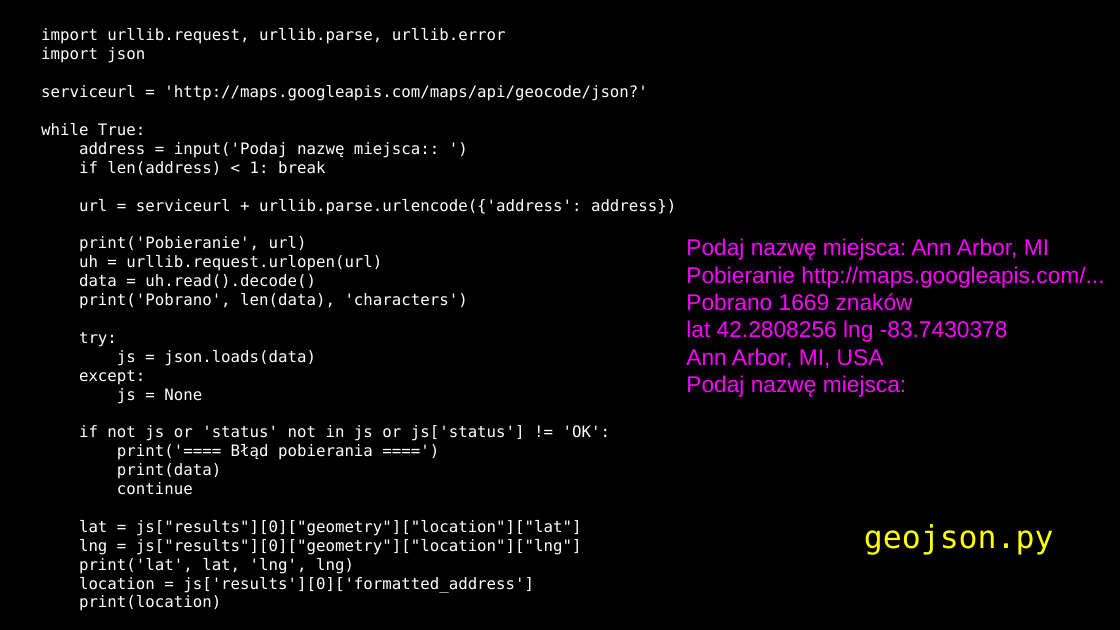
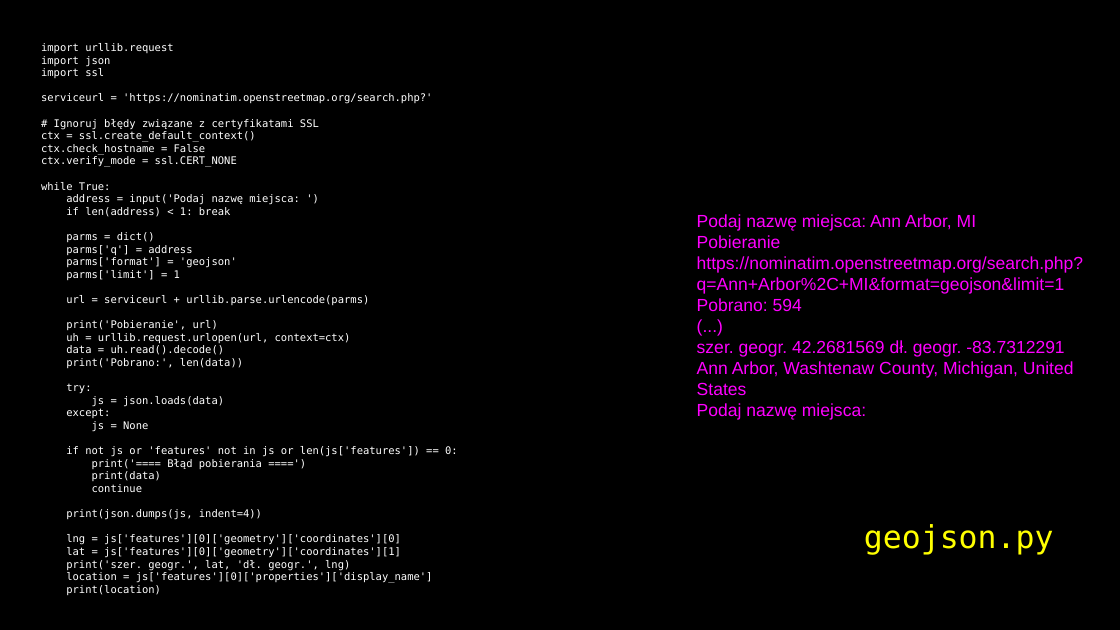
Before and after one commit to andre-wojtowicz/py4e-pl, a slide deck: slide 42 of lectures3/Pythonlearn-13-WebServices.pptx. Drawn at 1120x630 pixels with LibreOffice and Linux fonts; fonts in the diff are those of the drawing. Boxes give left, top, right and bottom in pixels: in the first picture for what was removed or moved away, otherwise in the second. Text is boxed around its words. In the diff, an @@ line names an element or a change of style, - is before the commit and + after.

```diff
--- a/lectures3/Pythonlearn-13-WebServices.pptx
+++ b/lectures3/Pythonlearn-13-WebServices.pptx
@@ text at box(41, 43, 173, 53): text changed; size 18 to 12 pt @@
-import urllib.request, urllib.parse, urllib.error
+import urllib.request
@@ text at box(41, 56, 262, 595): size 18 to 12 pt in "import json", "while True:", "if len(address) < 1: break", "print('Pobieranie', url)" and 9 more places @@
@@ text at box(41, 68, 432, 167): text changed; size 18 to 12 pt @@
-serviceurl = 'http://maps.googleapis.com/maps/api/geocode/json?'
+import ssl
+serviceurl = 'https://nominatim.openstreetmap.org/search.php?'
+# Ignoruj błędy związane z certyfikatami SSL
+ctx = ssl.create_default_context()
+ctx.check_hostname = False
+ctx.verify_mode = ssl.CERT_NONE
@@ text "Podaj nazwę miejsca: Ann Arbor, ...": place and size @@
-text "Podaj nazwę miejsca: Ann Arbor, ..." at box(686, 238, 1104, 397)
+text "Podaj nazwę miejsca: Ann Arbor, ..." at box(697, 214, 1083, 420)
@@ text at box(66, 194, 300, 205): text changed; size 18 to 12 pt @@
-address = input('Podaj nazwę miejsca:: ')
+address = input('Podaj nazwę miejsca: ')
@@ text at box(66, 232, 369, 305): text changed; size 18 to 12 pt @@
-url = serviceurl + urllib.parse.urlencode({'address': address})
+parms = dict()
+parms['q'] = address
+parms['format'] = 'geojson'
+parms['limit'] = 1
+url = serviceurl + urllib.parse.urlencode(parms)
@@ text at box(697, 235, 1083, 395): text changed; size 26 to 20 pt @@
-Pobieranie http://maps.googleapis.com/...
-Pobrano 1669 znaków
-lat 42.2808256 lng -83.7430378
-Ann Arbor, MI, USA
+Pobieranie https://nominatim.openstreetmap.org/search.php?q=Ann+Arbor%2C+MI&format=geojson&limit=1
+Pobrano: 594
+(...)
+szer. geogr. 42.2681569 dł. geogr. -83.7312291
+Ann Arbor, Washtenaw County, Michigan, United States
@@ text at box(697, 214, 976, 420): size 26 to 20 pt in "Podaj nazwę miejsca: Ann Arbor, MI", "Podaj nazwę miejsca:" @@
@@ text at box(66, 333, 351, 343): text changed; size 18 to 12 pt @@
-uh = urllib.request.urlopen(url)
+uh = urllib.request.urlopen(url, context=ctx)
@@ text at box(66, 358, 243, 368): text changed; size 18 to 12 pt @@
-print('Pobrano', len(data), 'characters')
+print('Pobrano:', len(data))
@@ text at box(66, 446, 458, 457): text changed; size 18 to 12 pt @@
-if not js or 'status' not in js or js['status'] != 'OK':
+if not js or 'features' not in js or len(js['features']) == 0:
@@ text at box(66, 509, 433, 583): text changed; size 18 to 12 pt @@
-lat = js["results"][0]["geometry"]["location"]["lat"]
-lng = js["results"][0]["geometry"]["location"]["lng"]
-print('lat', lat, 'lng', lng)
-location = js['results'][0]['formatted_address']
+print(json.dumps(js, indent=4))
+lng = js['features'][0]['geometry']['coordinates'][0]
+lat = js['features'][0]['geometry']['coordinates'][1]
+print('szer. geogr.', lat, 'dł. geogr.', lng)
+location = js['features'][0]['properties']['display_name']
```
Also in this commit, not shown: 27 other slides changed, 8 slides added, 8 slides removed, 39 other files.
